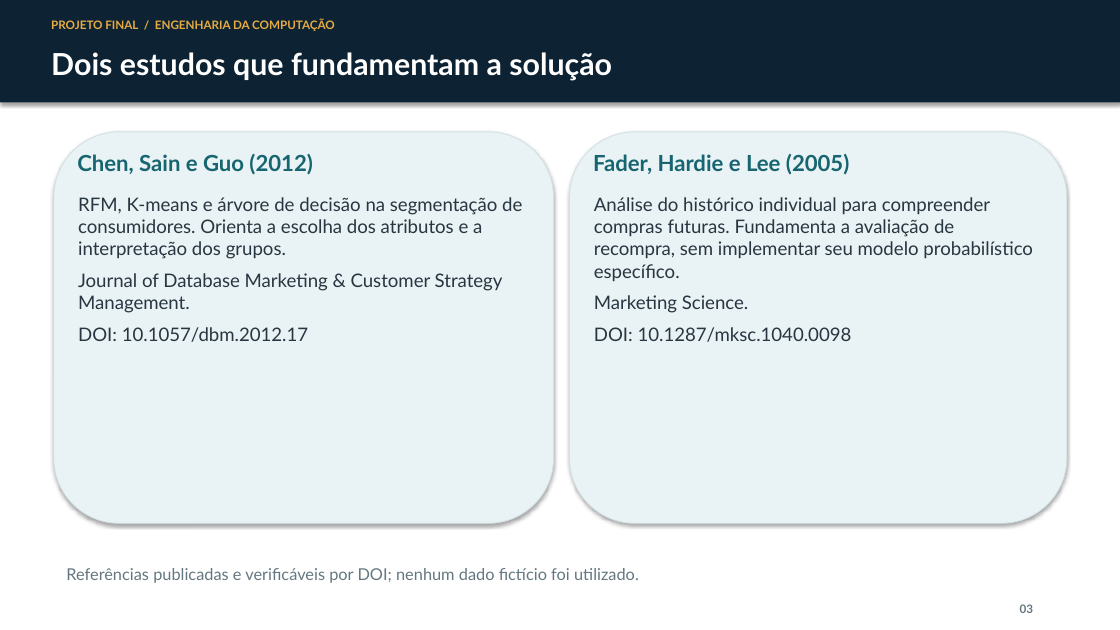
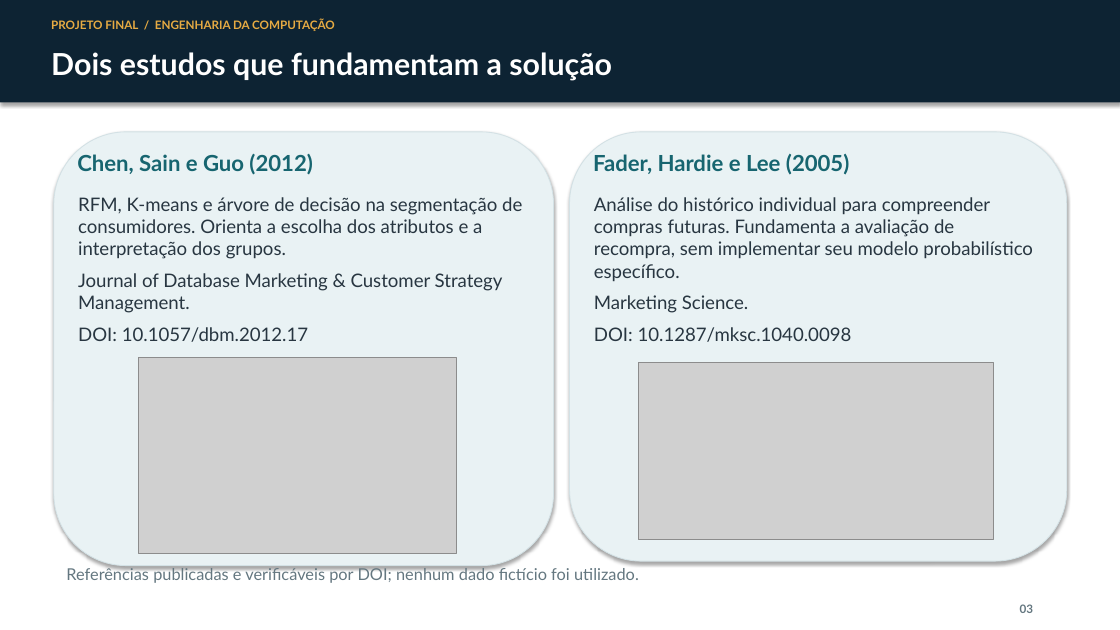
Before and after one commit to Lightkiin/Projeto-Final-de-Machine-Learning, a slide deck: slide 3 of apresentacao/Apresentacao_Final.pptx. Drawn at 1120x630 pixels with LibreOffice and Linux fonts; fonts in the diff are those of the drawing; grey boxes stand for pictures. Boxes give left, top, right and bottom in pixels: in the first picture for what was removed or moved away, otherwise in the second. Text is boxed around its words. In the diff, an @@ line names an element or a change of style, - is before the commit and + after.

Commit message:
Ajustando a apresentação

```diff
--- a/apresentacao/Apresentacao_Final.pptx
+++ b/apresentacao/Apresentacao_Final.pptx
@@ rounded rectangle: place and size @@
-rounded rectangle at (54,132,554,523)
+rounded rectangle at (54,132,554,565)
@@ rounded rectangle: place and size @@
-rounded rectangle at (570,132,1067,523)
+rounded rectangle at (570,132,1067,561)
@@ picture added at (139,358,457,553) @@
@@ picture added at (639,363,995,539) @@
```
